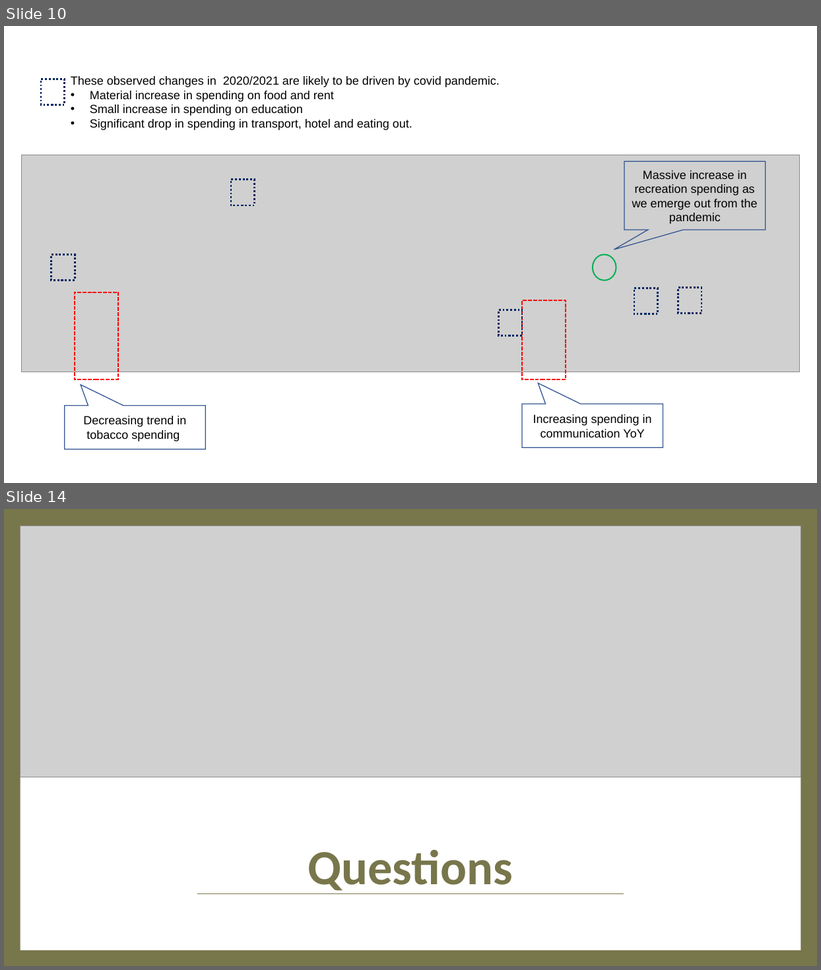
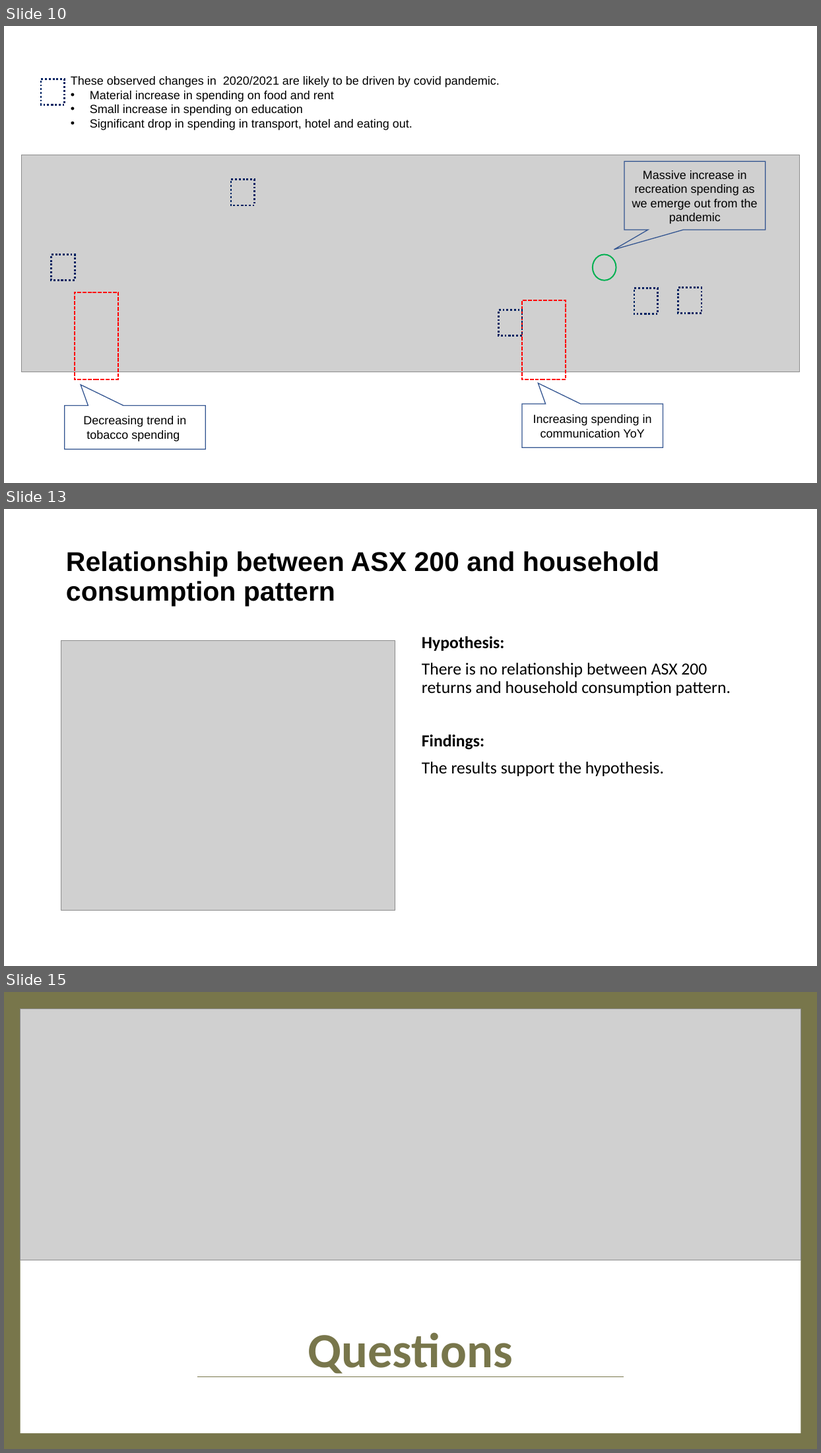
Before and after one commit to twigikit/FTBC_project_1, a slide deck: Aus Household Consumption and Expenditure Pattern.pptx. Shown one above the other, each under a label of ours: slides 10 and 14 before the commit, slides 10, 13 and 15 after it; the slides between them are not shown. The pictures are 821x970 and 821x1453 pixels, drawn with LibreOffice and Linux fonts; fonts in the diff are those of the drawing; grey boxes stand for pictures. Boxes give left, top, right and bottom in pixels: in the first picture for what was removed or moved away, otherwise in the second. Text is boxed around its words. In the diff, an @@ line names an element or a change of style, - is before the commit and + after.

```diff
--- a/Aus Household Consumption and Expenditure Pattern.pptx
+++ b/Aus Household Consumption and Expenditure Pattern.pptx
@@ slide 13 added at box(4, 509, 817, 966), background #FFFFFF @@
@@ title added at box(66, 551, 659, 606), 32 pt, text #000000, bold @@
+Relationship between ASX 200 and household consumption pattern
@@ picture added at box(61, 641, 395, 911) @@
@@ text added at box(422, 636, 731, 776), 20 pt, text #000000 @@
+Hypothesis:
+There is no relationship between ASX 200 returns and household consumption pattern.
+Findings:
+The results support the hypothesis.
@@ what was slide 14 is now slide 15 @@
```
Also in this commit, not shown: 5 slides changed, 4 other files.
